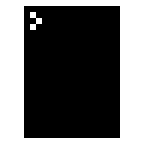
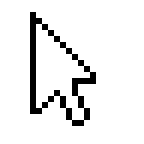
Comparing the layer stacks of the two 144 × 144 images. Changes:
added layer "Layer 23" above "Layer 20" over [30, 12, 96, 126]
hid "Layer 19 copy" over [24, 6, 120, 138]
